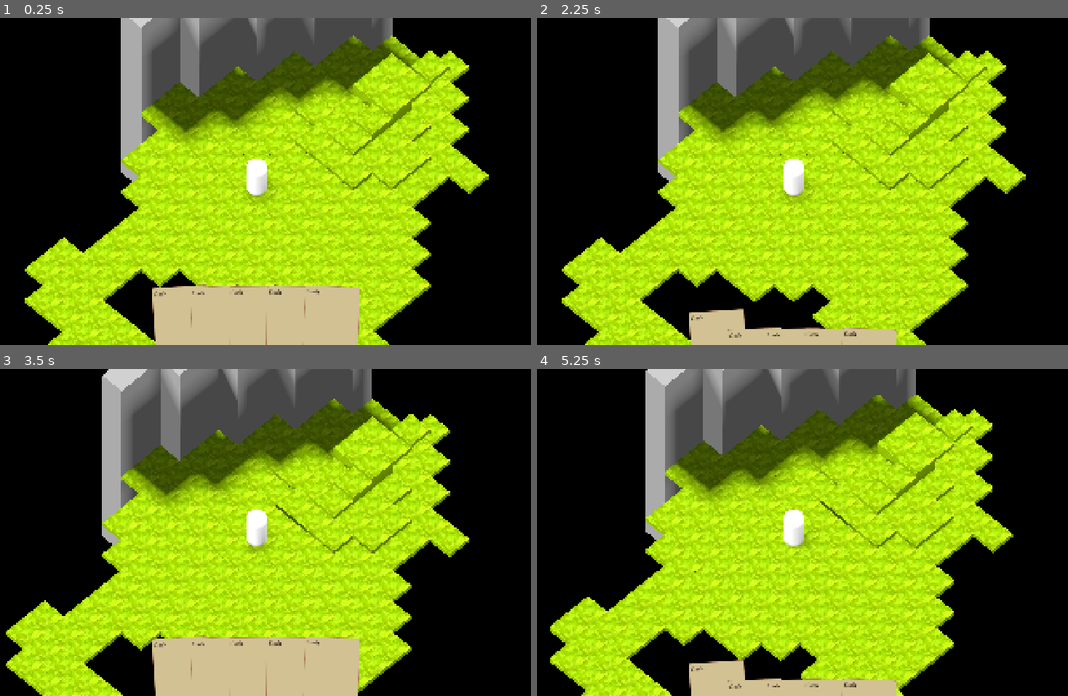
Above: before the commit, frames 1-4 (two rows, left to right).
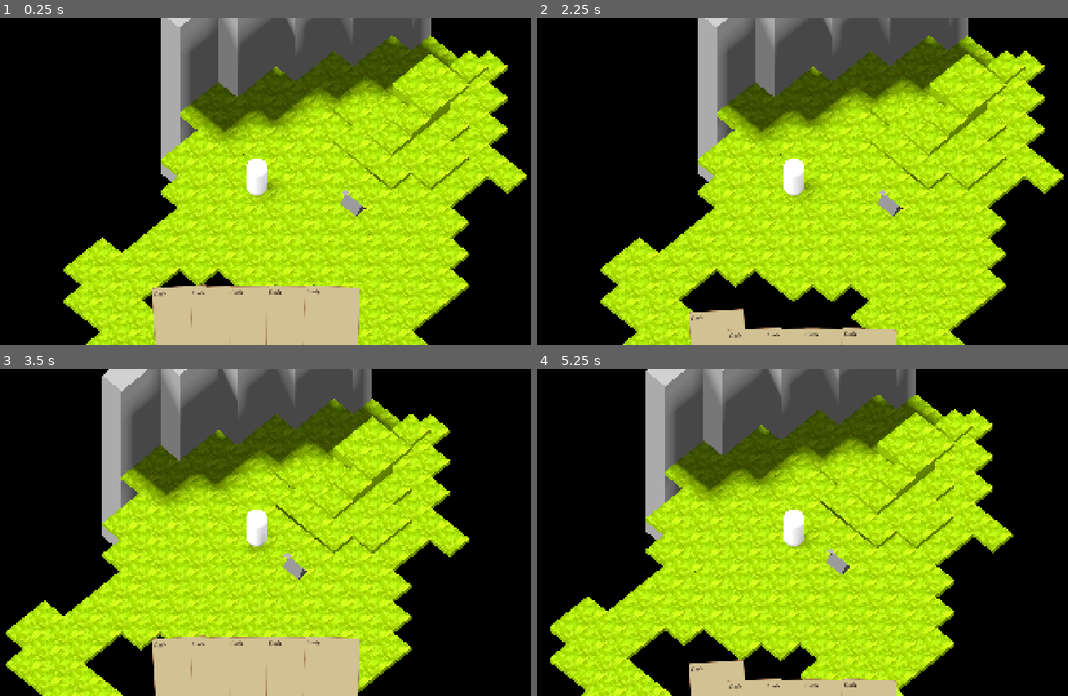
Above: after the commit, the same moments.

Repository: meelkor/veilways
Game: Godot game, scene res://prototype.tscn
The game is run twice, just before and just after one commit, with the same random seed, the same clock (stepped at 60 frames per second) and the same inputs.
Inputs (mouse positions are in pixels of both pictures, inside the frame that each line leads up to):
- Up to frame 1 (0.25 s): no input
- Up to frame 2 (2.25 s): click (717, 318) at 0.52 s; click (717, 344) at 1.25 s; click (717, 318) at 2.02 s
- Up to frame 3 (3.5 s): tap Enter at 2.75 s; move the mouse to (382, 516) at 2.77 s; click (382, 516) at 2.92 s
- Up to frame 4 (5.25 s): tap Space at 3.5, 5 s; move the mouse to (675, 548) at 3.52 s; click (675, 548) at 3.67 s; tap Enter at 4.25 s; move the mouse to (850, 460) at 4.27 s; click (850, 460) at 4.42 s; move the mouse to (765, 597) at 5.02 s; click (765, 597) at 5.17 s

The runs differ from the first frame. In frame 1, 28% of the frame differs, in the area x 4-100%, y 0-100%; in frame 2, 29%; in frame 3, 0.2%; in frame 4, 0.2%.

Commit message:
add npc and snapping in world editor

Diff:
--- /dev/null
+++ b/content/npcs/critter.tscn
@@ -0,0 +1,21 @@
+[gd_scene load_steps=4 format=3 uid="uid://md4bsr6o7mmf"]
+
+[ext_resource type="Script" uid="uid://oaumavmt3u5t" path="res://lib/actor/actor.gd" id="1_c5mqb"]
+
+[sub_resource type="PrismMesh" id="PrismMesh_bjtid"]
+size = Vector3(0.5, 0.4, 0.8)
+
+[sub_resource type="PrismMesh" id="PrismMesh_c5mqb"]
+size = Vector3(0.2, 0.2, 0.2)
+
+[node name="Critter" type="Node3D"]
+script = ExtResource("1_c5mqb")
+metadata/_custom_type_script = "uid://oaumavmt3u5t"
+
+[node name="MeshInstance3D" type="MeshInstance3D" parent="."]
+transform = Transform3D(1, 0, 0, 0, 1, 0, 0, 0, 1, 0, 0.2, 0)
+mesh = SubResource("PrismMesh_bjtid")
+
+[node name="MeshInstance3D2" type="MeshInstance3D" parent="."]
+transform = Transform3D(1, 0, 0, 0, -0.99481344, -0.10171617, 0, 0.10171617, -0.99481344, 0, 0.3466084, 0.42536044)
+mesh = SubResource("PrismMesh_c5mqb")
--- a/lib/actor/actor.gd
+++ b/lib/actor/actor.gd
@@ -1,3 +1,4 @@
+@tool
 class_name Actor
 extends Node3D
 
@@ -8,14 +9,14 @@
 @export var max_hp: int:
 	get = _get_max_hp
 
-var coordinate: Vector3i = Vector3i.ZERO:
+@export var coordinate: Vector3i = Vector3i.ZERO:
 	set(v):
 		position.x = float(v.x) + 0.5
 		position.y = float(v.y) * 0.2
 		position.z = float(v.z) + 0.5
 		coordinate = v
 
-@onready var world := get_parent()
+var _editor_last_snap: Vector3 = Vector3.INF
 
 
 func get_coordinate_in_direction(x_direction: float, z_direction: float) -> Vector3i:
@@ -26,9 +27,29 @@
 	)
 
 
+func snap_y() -> void:
+	const RAY_RANGE = 64.0
+	var from := Vector3(position.x, RAY_RANGE, position.z)
+	var to := Vector3(position.x, -RAY_RANGE, position.z)
+	var ray_params := PhysicsRayQueryParameters3D.create(from, to)
+	var ray_result := get_world_3d().direct_space_state.intersect_ray(ray_params)
+	position.y = ray_result.get("position", Vector3.ZERO).y
+
+
 func _ready() -> void:
-	if deck:
-		deck.fill_hand()
+	if not Engine.is_editor_hint():
+		if deck:
+			deck.fill_hand()
+
+
+func _process(_delta: float) -> void:
+	if Engine.is_editor_hint() and is_inside_tree() and get_tree().edited_scene_root != self:
+		position.x = floorf(position.x) + 0.5
+		position.z = floorf(position.z) + 0.5
+		if position != _editor_last_snap:
+			print("SNAP")
+			snap_y()
+			_editor_last_snap = position
 
 
 func _get_max_hp() -> int:
--- a/lib/actor/player.gd
+++ b/lib/actor/player.gd
@@ -1,3 +1,4 @@
+@tool
 class_name Player
 extends Actor
 
@@ -21,14 +22,16 @@
 
 func _ready() -> void:
 	super._ready()
-	Game.instance.active_card_changed.connect(_update_range_decals)
+	if not Engine.is_editor_hint():
+		Game.instance.active_card_changed.connect(_update_range_decals)
 
 
 func _process(_delta: float) -> void:
-	var free := Game.instance.is_free()
-	_arrow.visible = free and not Game.instance.active_card
-	_range_decals.visible = Game.instance.active_card != null and free
-	_effect_decals.visible = Game.instance.active_card != null and free
+	if not Engine.is_editor_hint():
+		var free := Game.instance.is_free()
+		_arrow.visible = free and not Game.instance.active_card
+		_range_decals.visible = Game.instance.active_card != null and free
+		_effect_decals.visible = Game.instance.active_card != null and free
 
 
 func _update_range_decals() -> void:
--- a/prototype.tscn
+++ b/prototype.tscn
@@ -1,8 +1,9 @@
-[gd_scene load_steps=11 format=3 uid="uid://bpucn2eh2yu6"]
+[gd_scene load_steps=13 format=3 uid="uid://bpucn2eh2yu6"]
 
 [ext_resource type="Script" uid="uid://c510cuhpkowl8" path="res://lib/overworld/overworld.gd" id="1_883nb"]
 [ext_resource type="Script" uid="uid://o4hghbxwqbn2" path="res://lib/game.gd" id="1_mbk3n"]
 [ext_resource type="PackedScene" uid="uid://d1t48fst4j8t5" path="res://lib/actor/player.tscn" id="2_883nb"]
+[ext_resource type="PackedScene" uid="uid://md4bsr6o7mmf" path="res://content/npcs/critter.tscn" id="2_bk8nm"]
 [ext_resource type="Script" uid="uid://bvk7isnhf4iqe" path="res://lib/cards/card.gd" id="3_mbk3n"]
 [ext_resource type="Script" uid="uid://dmdhu2kxcbu8s" path="res://lib/deck.gd" id="4_1ixuk"]
 [ext_resource type="Resource" uid="uid://ogd6w3xilsd0" path="res://content/cards/slash.tres" id="4_8y2k3"]
@@ -13,6 +14,8 @@
 script = ExtResource("4_1ixuk")
 drawing_deck = Array[ExtResource("3_mbk3n")]([ExtResource("4_8y2k3"), ExtResource("4_8y2k3"), ExtResource("4_8y2k3"), ExtResource("4_8y2k3"), ExtResource("4_8y2k3"), ExtResource("4_8y2k3")])
 metadata/_custom_type_script = "uid://dmdhu2kxcbu8s"
+
+[sub_resource type="PhysicsMaterial" id="PhysicsMaterial_bk8nm"]
 
 [sub_resource type="Environment" id="Environment_8y2k3"]
 background_mode = 1
@@ -27,8 +30,11 @@
 hand_cards = NodePath("HandCards")
 metadata/_custom_type_script = "uid://o4hghbxwqbn2"
 
+[node name="Critter" parent="." instance=ExtResource("2_bk8nm")]
+transform = Transform3D(1, 0, 0, 0, 1, 0, 0, 0, 1, -0.5, 0, -1.5)
+
 [node name="Player" parent="." instance=ExtResource("2_883nb")]
-transform = Transform3D(1, 0, 0, 0, 1, 0, 0, 0, 1, 0.5, 0, 0.5)
+transform = Transform3D(1, 0, 0, 0, 1, 0, 0, 0, 1, 1.5, 0, 1.5)
 deck = SubResource("Resource_8y2k3")
 
 [node name="Overworld" type="Node3D" parent="." node_paths=PackedStringArray("grid_map")]
@@ -43,6 +49,7 @@
 
 [node name="GridMap" type="GridMap" parent="Overworld"]
 mesh_library = ExtResource("5_8y2k3")
+physics_material = SubResource("PhysicsMaterial_bk8nm")
 cell_size = Vector3(1, 0.2, 1)
 data = {
 "cells": PackedInt32Array(-1, 0, 0, -65536, 0, 0, -65535, 0, 0, -65534, 0, 0, -65533, 0, 0, -65533, 1, 0, -65532, 1, 0, …(3112 unchanged characters)…
